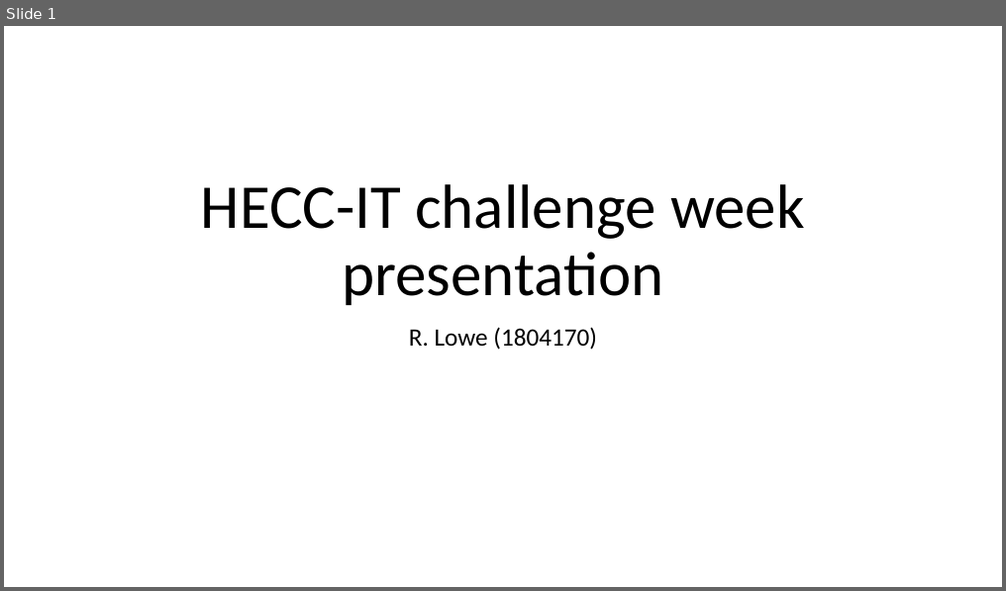
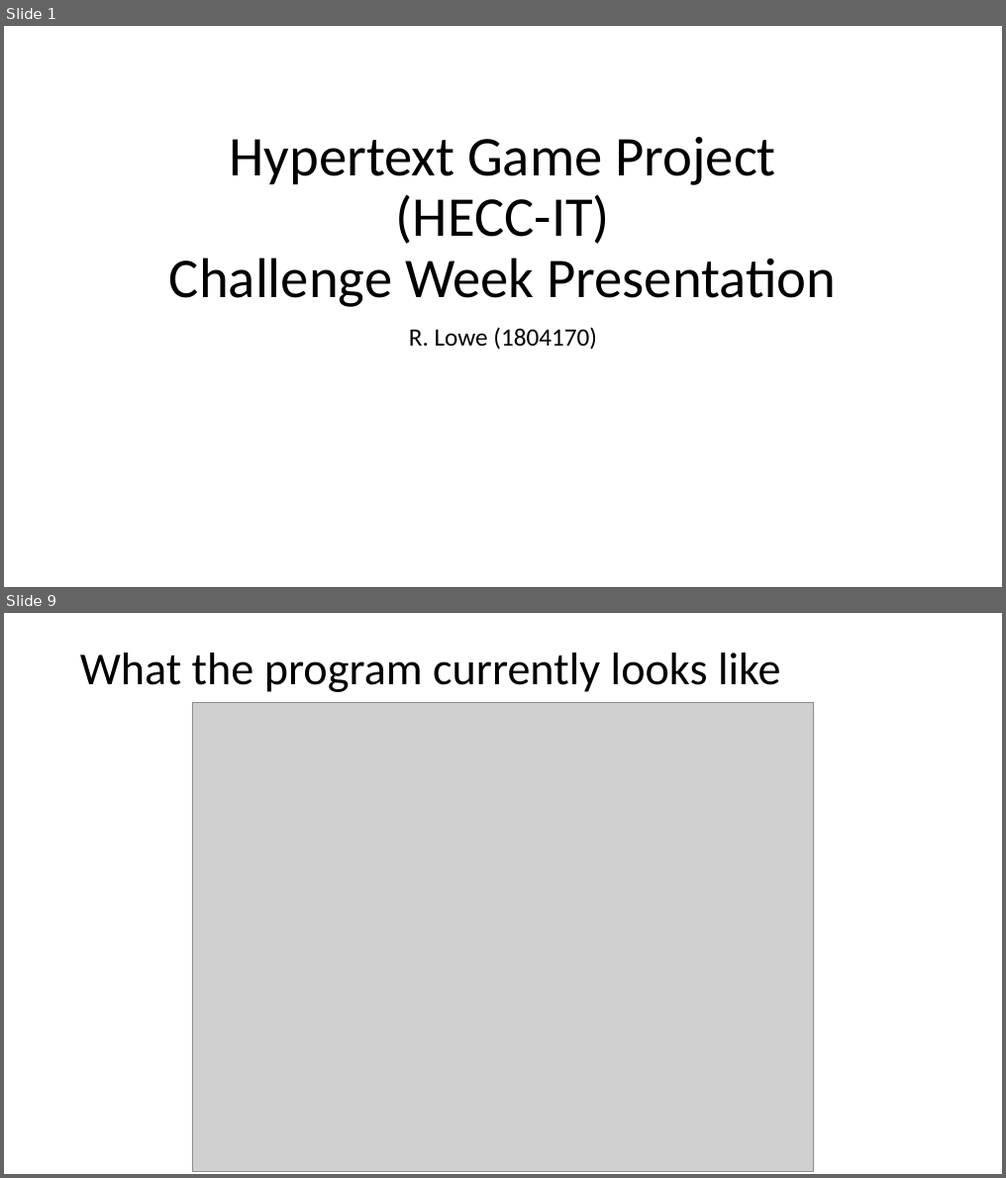
Before and after one commit to 11BelowStudio/HECC-IT, a slide deck: Reports n such/Challenge Week Presentation.pptx. Shown one above the other, each under a label of ours: slide 1 before the commit, slides 1 and 9 after it; the slides between them are not shown. The pictures are 1006x591 and 1006x1178 pixels, drawn with LibreOffice and Linux fonts; fonts in the diff are those of the drawing; grey boxes stand for pictures. Boxes give left, top, right and bottom in pixels: in the first picture for what was removed or moved away, otherwise in the second. Text is boxed around its words. In the diff, an @@ line names an element or a change of style, - is before the commit and + after.

Commit message:
welp, the presentation is done, realized that I probably completely screwed myself over so far whilst doing that as well. few minor changes to a few small things here and there, and also I've managed to produce a working .jar artifact version of HECC-UP, which is a good thing I guess.

```diff
--- a/Reports n such/Challenge Week Presentation.pptx
+++ b/Reports n such/Challenge Week Presentation.pptx
@@ slide 9 added at (4,613,1002,1174), background #FFFFFF @@
@@ title added at (80,653,781,692), 44 pt, text #000000 @@
+What the program currently looks like
@@ picture added at (193,703,814,1171) @@
@@ slide 1 changed as well @@
@@ title at (169,137,836,307): text changed; size 60 to 54 pt @@
-HECC-IT challenge week presentation
+Hypertext Game Project
+(HECC-IT)
+Challenge Week Presentation
```
Also in this commit, not shown: 1 other slide changed, 10 other slides added, 21 other files.
